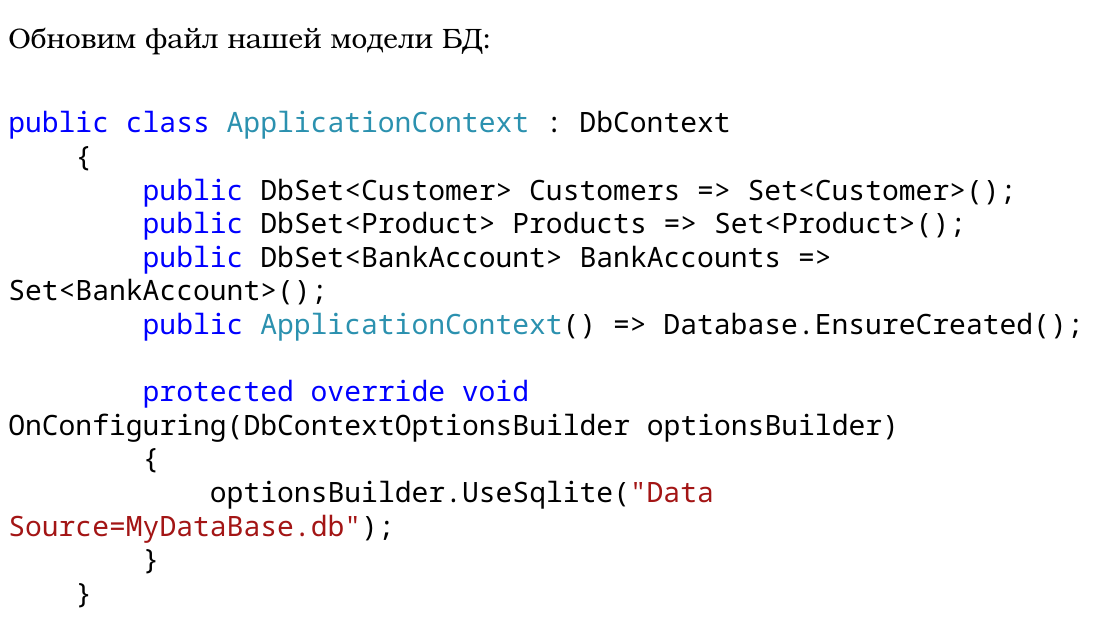
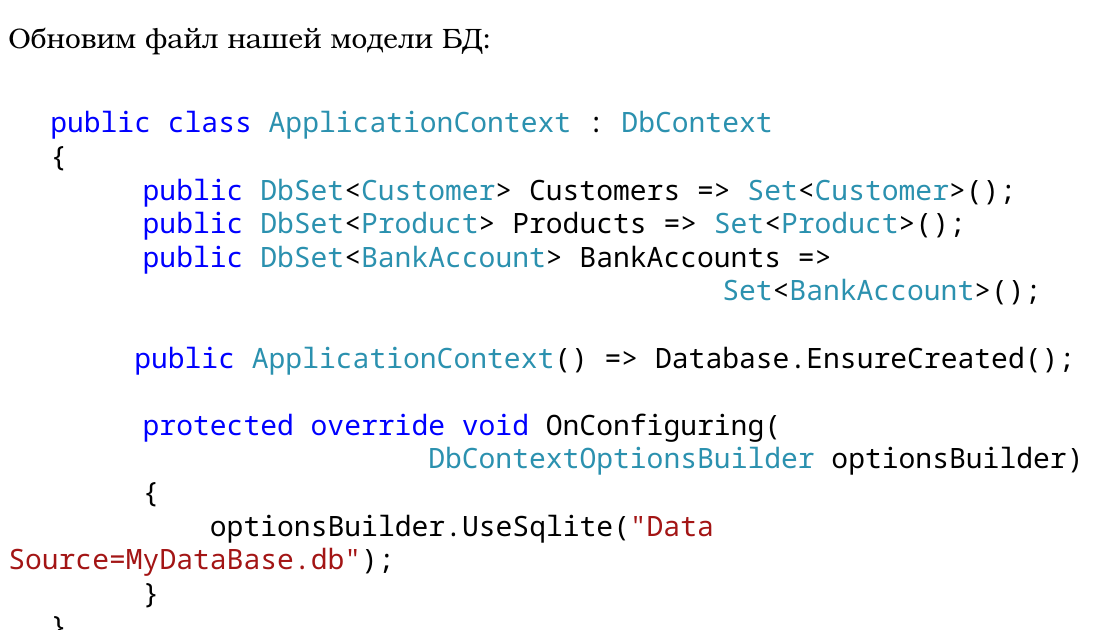
Before and after one commit to DaniilKlyukin/ITiP-3, a slide deck: slide 36 of Лекции/ИТиП 3 лек 8.pptx. Drawn at 1120x630 pixels with LibreOffice and Linux fonts; fonts in the diff are those of the drawing. Boxes give left, top, right and bottom in pixels: in the first picture for what was removed or moved away, otherwise in the second. Text is boxed around its words. In the diff, an @@ line names an element or a change of style, - is before the commit and + after.

```diff
--- a/Лекции/ИТиП 3 лек 8.pptx
+++ b/Лекции/ИТиП 3 лек 8.pptx
@@ text at box(50, 110, 1041, 305): text colour #000000 to #2B91AF in "DbContext", "DbSet<Customer> Set<Customer>();", "DbSet<Product> Set<Product>();", "DbSet<BankAccount> Set<BankAccount>();" @@
@@ text at box(143, 413, 1083, 475): spaces changed @@
-protected override void OnConfiguring(DbContextOptionsBuilder optionsBuilder)
+protected override void OnConfiguring(
+DbContextOptionsBuilder optionsBuilder)
```
